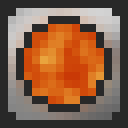
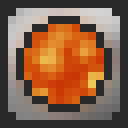
Layered file, before and after one edit (128 × 128). Changes by layer:
removed layer "Frame 1 #1" over (x1=24, y1=24, x2=104, y2=104)
removed layer "Frame 2 #1" over (x1=24, y1=24, x2=104, y2=104)
added layer "Frame 95 (interpolated) (50ms) (replace)" above "Frame 94 (interpolated) (50ms) (replace)" over (x1=24, y1=24, x2=104, y2=104)
added layer "Frame 94 (interpolated) (50ms) (replace)" above "Frame 93 (interpolated) (50ms) (replace)" over (x1=24, y1=24, x2=104, y2=104)
added layer "Frame 93 (interpolated) (50ms) (replace)" above "Frame 92 (interpolated) (50ms) (replace)" over (x1=24, y1=24, x2=104, y2=104)
added layer "Frame 92 (interpolated) (50ms) (replace)" above "Frame 91 (interpolated) (50ms) (replace)" over (x1=24, y1=24, x2=104, y2=104)
added layer "Frame 91 (interpolated) (50ms) (replace)" above "Frame 90 (interpolated) (50ms) (replace)" over (x1=24, y1=24, x2=104, y2=104)
added layer "Frame 90 (interpolated) (50ms) (replace)" above "Frame 89 (interpolated) (50ms) (replace)" over (x1=24, y1=24, x2=104, y2=104)
added layer "Frame 89 (interpolated) (50ms) (replace)" above "Frame 88 (interpolated) (50ms) (replace)" over (x1=24, y1=24, x2=104, y2=104)
added layer "Frame 88 (interpolated) (50ms) (replace)" above "Frame 87 (interpolated) (50ms) (replace)" over (x1=24, y1=24, x2=104, y2=104)
added layer "Frame 87 (interpolated) (50ms) (replace)" above "Frame 86 (interpolated) (50ms) (replace)" over (x1=24, y1=24, x2=104, y2=104)
added layer "Frame 86 (interpolated) (50ms) (replace)" above "Frame 85 (interpolated) (50ms) (replace)" over (x1=24, y1=24, x2=104, y2=104)
added layer "Frame 85 (interpolated) (50ms) (replace)" above "Frame 84 (interpolated) (50ms) (replace)" over (x1=24, y1=24, x2=104, y2=104)
added layer "Frame 84 (interpolated) (50ms) (replace)" above "Frame 83 (interpolated) (50ms) (replace)" over (x1=24, y1=24, x2=104, y2=104)
…and 83 more changes (81 added, 1 painted, 1 removed, 1 renamed)
